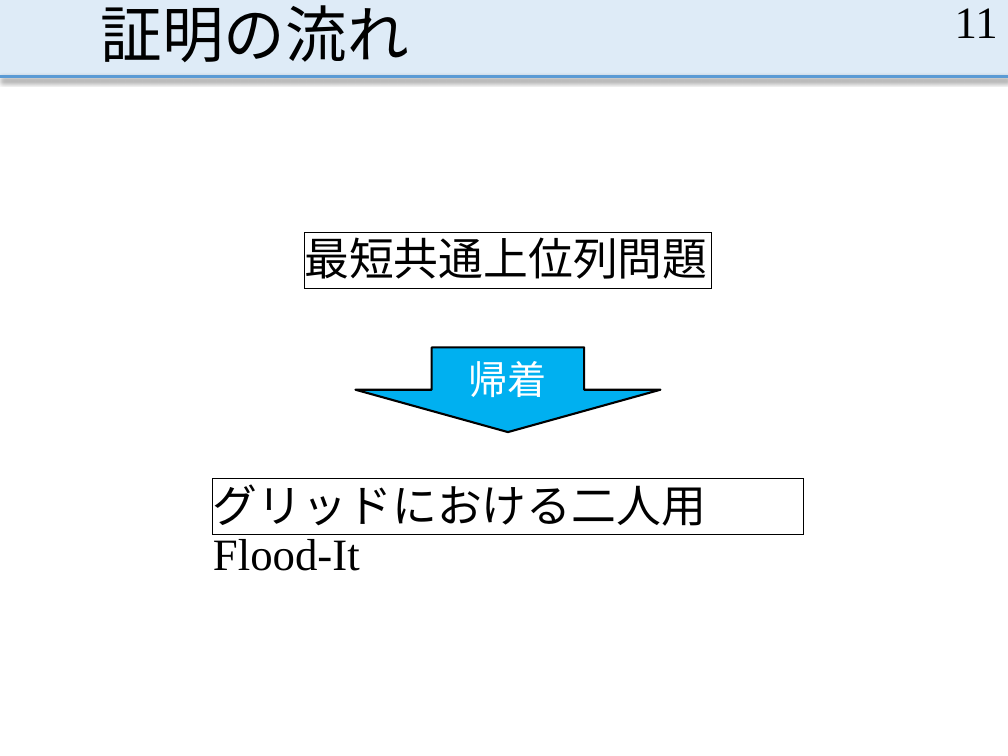
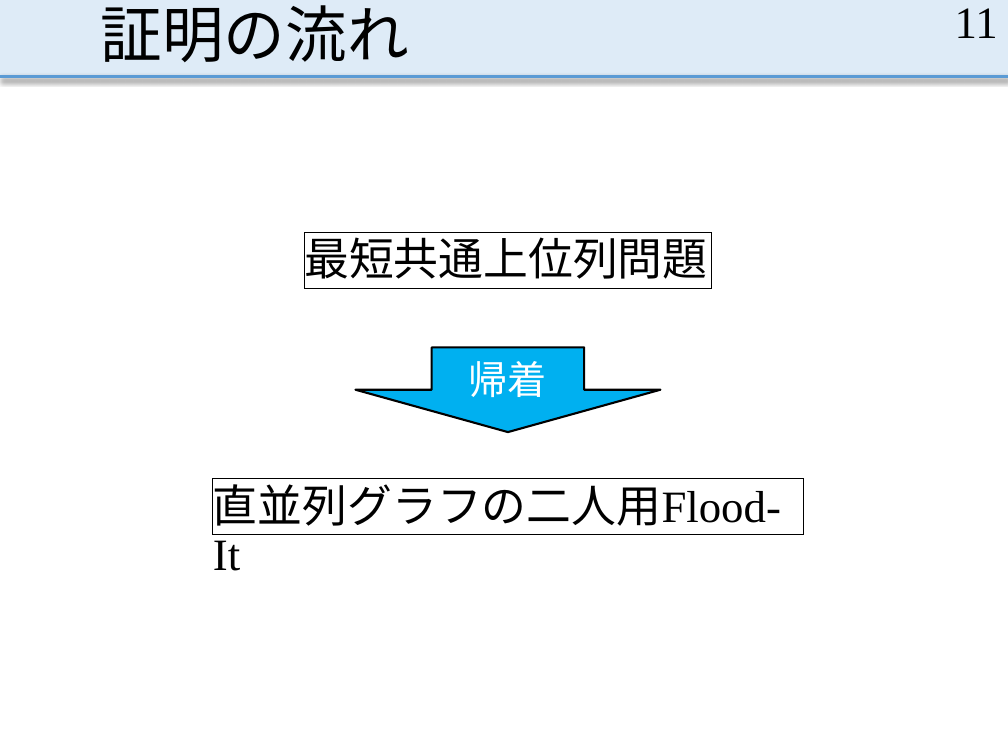
Before and after one commit to MasayaOda/SR, a slide deck: slide 11 of 191120oda.pptx. Drawn at 1008x756 pixels with LibreOffice and Linux fonts; fonts in the diff are those of the drawing. Boxes give left, top, right and bottom in pixels: in the first picture for what was removed or moved away, otherwise in the second. Text is boxed around its words. In the diff, an @@ line names an element or a change of style, - is before the commit and + after.

```diff
--- a/191120oda.pptx
+++ b/191120oda.pptx
@@ text in rectangle at (213,478,781,526): text changed @@
-グリッドにおける二人用Flood-It
+直並列グラフの二人用Flood-It
```
Also in this commit, not shown: 7 other slides changed, 3 slides added.
